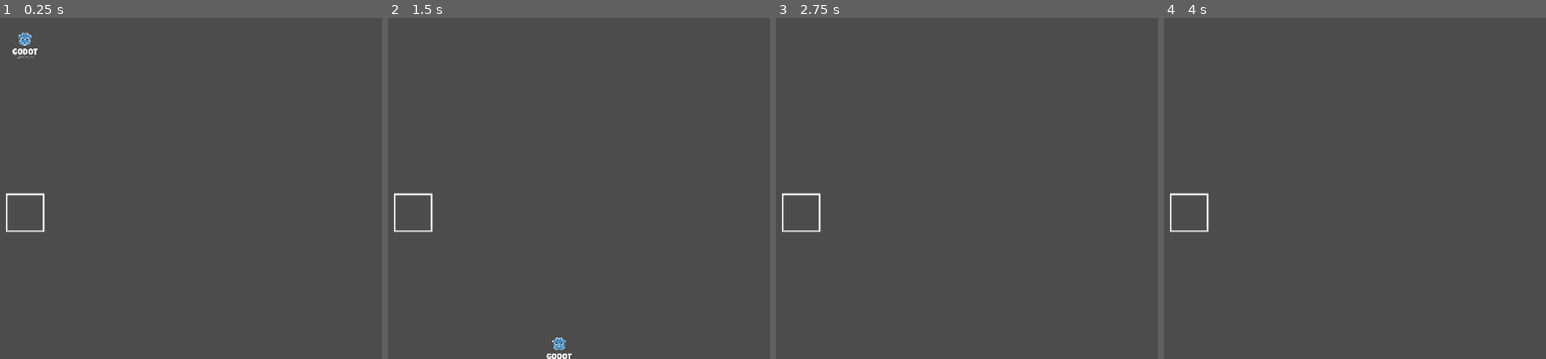
Above: before the commit, frames 1-4 (left to right).
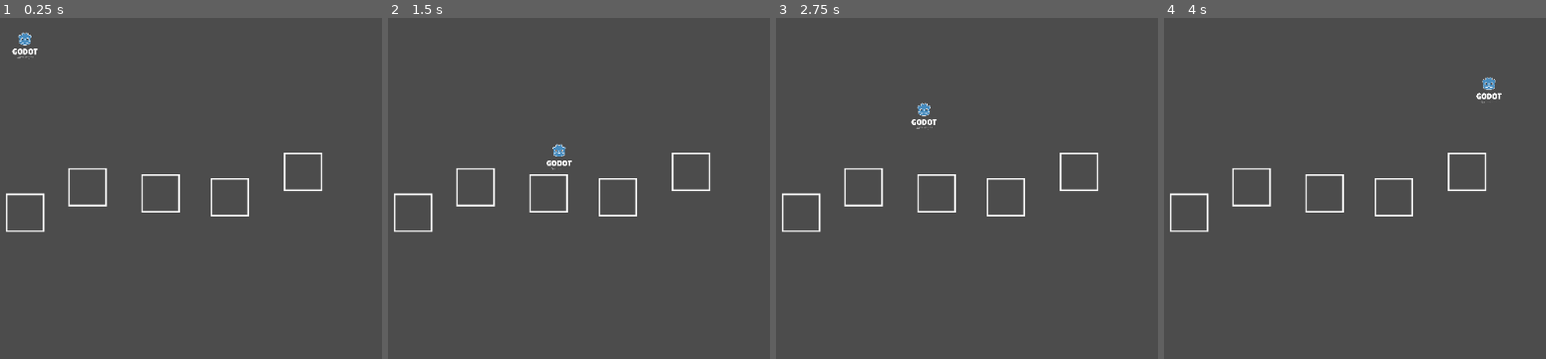
Above: after the commit, the same moments.

Repository: johnfn/RainbowRoad
Game: Godot game, scene res://MainScene.tscn
Two runs of this game, one before a commit and one after it. Both use one fixed random seed, a clock stepped at 60 frames per second and the inputs below.
Inputs:
- Up to frame 1 (0.25 s): no input
- Up to frame 2 (1.5 s): hold D from 0.53 s (still down); tap Space at 0.77 s
- Up to frame 3 (2.75 s): tap Space at 1.52 s; release D at 2.03 s; hold A from 2.03 s (still down)
- Up to frame 4 (4 s): release A at 2.78 s; hold D from 2.78 s (still down); tap Space at 3.02, 3.77 s

The runs differ from the first frame. In frame 1, 1.0% of the frame differs, in the area x 17-85%, y 39-59%; in frame 2, 1.4%, in the area x 17-85%, y 36-100%; in frame 3, 1.2%; in frame 4, 1.2%.

Commit message:
Add block scene

Diff:
--- a/MainScene.tscn
+++ b/MainScene.tscn
@@ -1,20 +1,22 @@
-[gd_scene load_steps=4 format=2]
+[gd_scene load_steps=3 format=2]
 
 [ext_resource path="res://Player.tscn" type="PackedScene" id=1]
-[ext_resource path="res://assets/block.png" type="Texture" id=3]
-
-[sub_resource type="RectangleShape2D" id=2]
-extents = Vector2( 23.0757, 23.3108 )
+[ext_resource path="res://block.tscn" type="PackedScene" id=2]
 
 [node name="Node2D" type="Node2D"]
 
 [node name="Player" parent="." instance=ExtResource( 1 )]
 
-[node name="block" type="Sprite" parent="."]
-position = Vector2( 174.611, 409.356 )
-texture = ExtResource( 3 )
+[node name="block" parent="." instance=ExtResource( 2 )]
 
-[node name="StaticBody2D" type="StaticBody2D" parent="block"]
+[node name="block2" parent="." instance=ExtResource( 2 )]
+position = Vector2( 536.18, 355.811 )
 
-[node name="CollisionShape2D" type="CollisionShape2D" parent="block/StaticBody2D"]
-shape = SubResource( 2 )
+[node name="block3" parent="." instance=ExtResource( 2 )]
+position = Vector2( 440.681, 388.931 )
+
+[node name="block4" parent="." instance=ExtResource( 2 )]
+position = Vector2( 350.703, 383.963 )
+
+[node name="block5" parent="." instance=ExtResource( 2 )]
+position = Vector2( 255.757, 375.683 )
--- /dev/null
+++ b/block.tscn
@@ -0,0 +1,16 @@
+[gd_scene load_steps=3 format=2]
+
+[ext_resource path="res://assets/block.png" type="Texture" id=1]
+
+[sub_resource type="RectangleShape2D" id=2]
+extents = Vector2( 23.0757, 23.3108 )
+
+[node name="block" type="Sprite"]
+position = Vector2( 174.611, 409.356 )
+texture = ExtResource( 1 )
+
+[node name="StaticBody2D" type="StaticBody2D" parent="."]
+
+[node name="CollisionShape2D" type="CollisionShape2D" parent="StaticBody2D"]
+position = Vector2( 0, -0.552002 )
+shape = SubResource( 2 )
--- a/project.godot
+++ b/project.godot
@@ -8,9 +8,14 @@
 
 config_version=4
 
-_global_script_classes=[  ]
+_global_script_classes=[ {
+"base": "Node2D",
+"class": "Player",
+"language": "GDScript",
+"path": "res://compiled/Player.gd"
+} ]
 _global_script_class_icons={
-
+"Player": ""
 }
 
 [application]
@@ -19,10 +24,6 @@
 run/main_scene="res://MainScene.tscn"
 config/icon="res://icon.png"
 
-[autoload]
-
-NewScript="*res://new_script.gd"
-
 [rendering]
 
 environment/default_environment="res://default_env.tres"
Not shown, changed: RainbowRoad.pck
Not shown, changed: godot_defs/@asset_paths.d.ts
Not shown, changed: src/Player.ts
